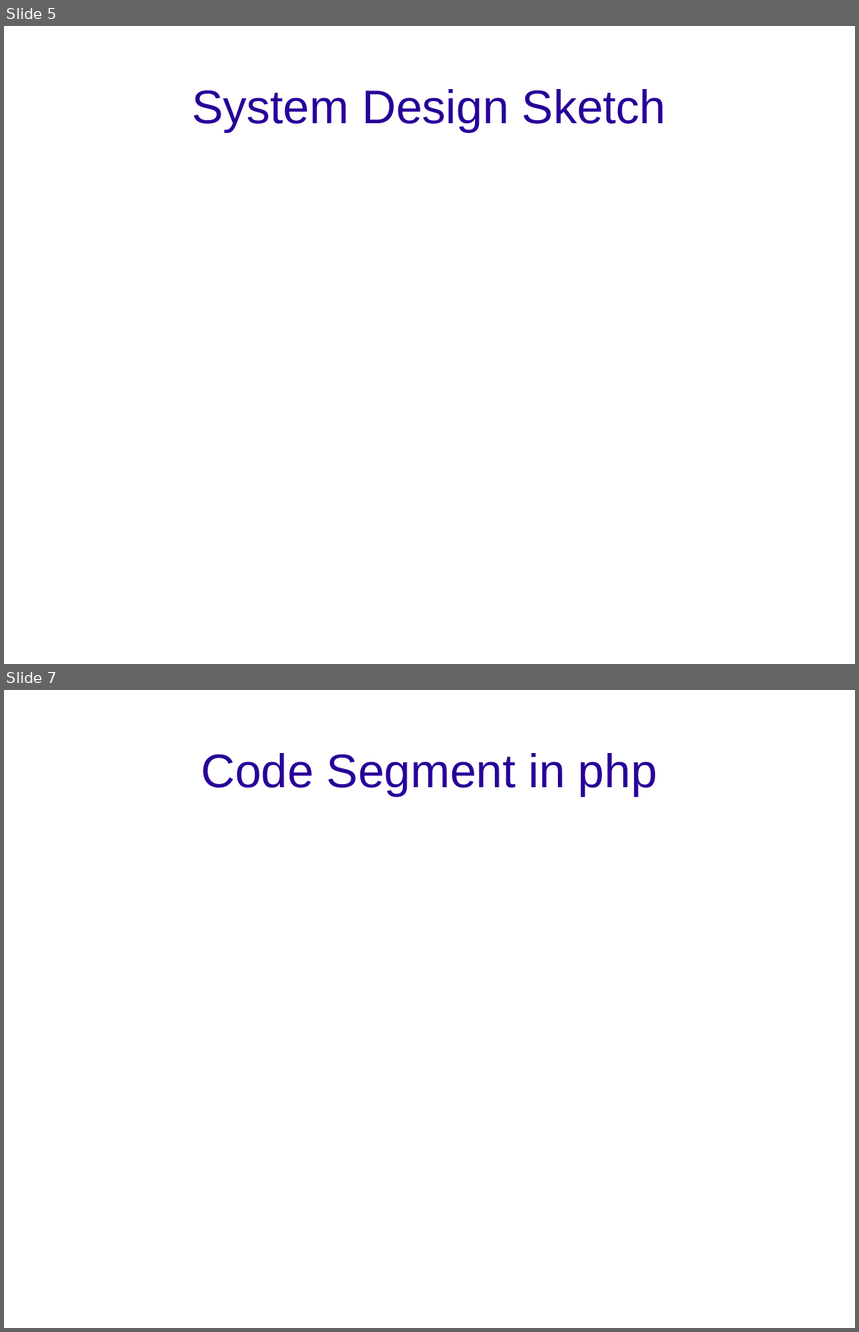
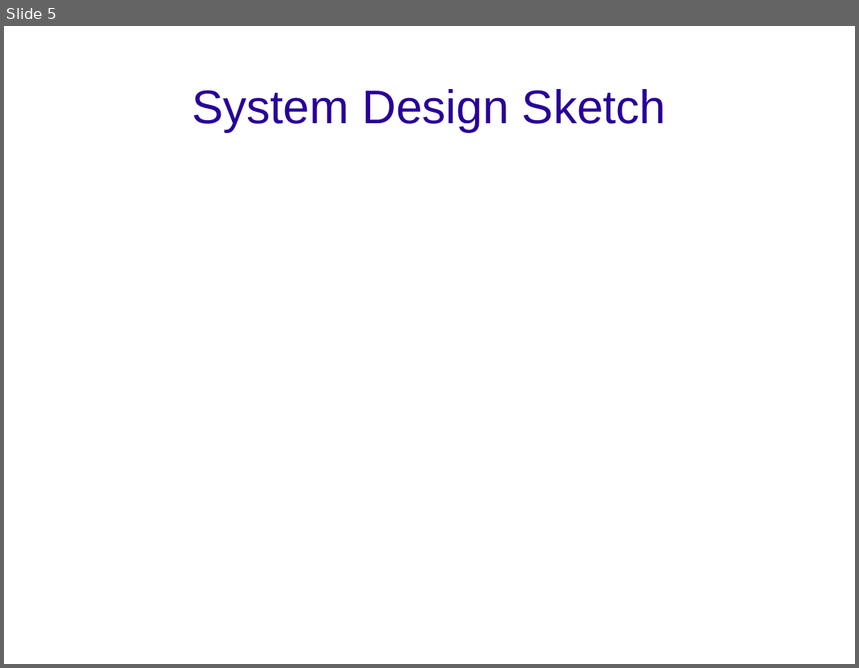
Before and after one commit to connorcook/digidiet, a slide deck: Presentations/demo1.odp. Shown one above the other, each under a label of ours: slides 5 and 7 before the commit, slide 5 after it; the slides between them are not shown. The pictures are 859x1332 and 859x668 pixels, drawn with LibreOffice and Linux fonts; fonts in the diff are those of the drawing; background and template pictures are left out. Boxes give left, top, right and bottom in pixels: in the first picture for what was removed or moved away, otherwise in the second. Text is boxed around its words. In the diff, an @@ line names an element or a change of style, - is before the commit and + after.

```diff
--- a/Presentations/demo1.odp
+++ b/Presentations/demo1.odp
@@ slide 7 removed at (4,690,855,1328), background picture (left out) @@
@@ title removed at (201,753,658,796) @@
-Code Segment in php
```
Also in this commit, not shown: 3 slides changed, 5 slides added, 4 other slides removed.
